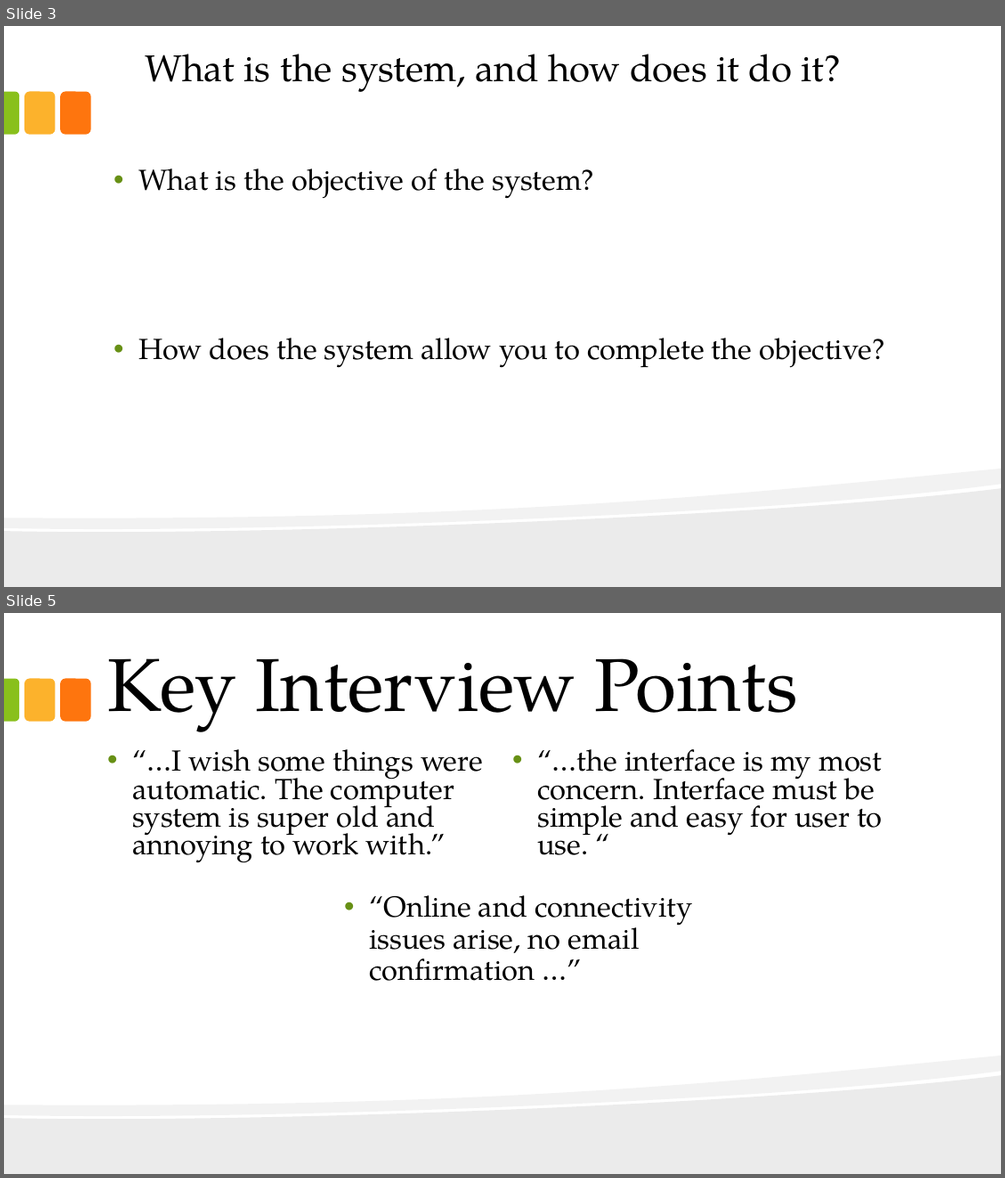
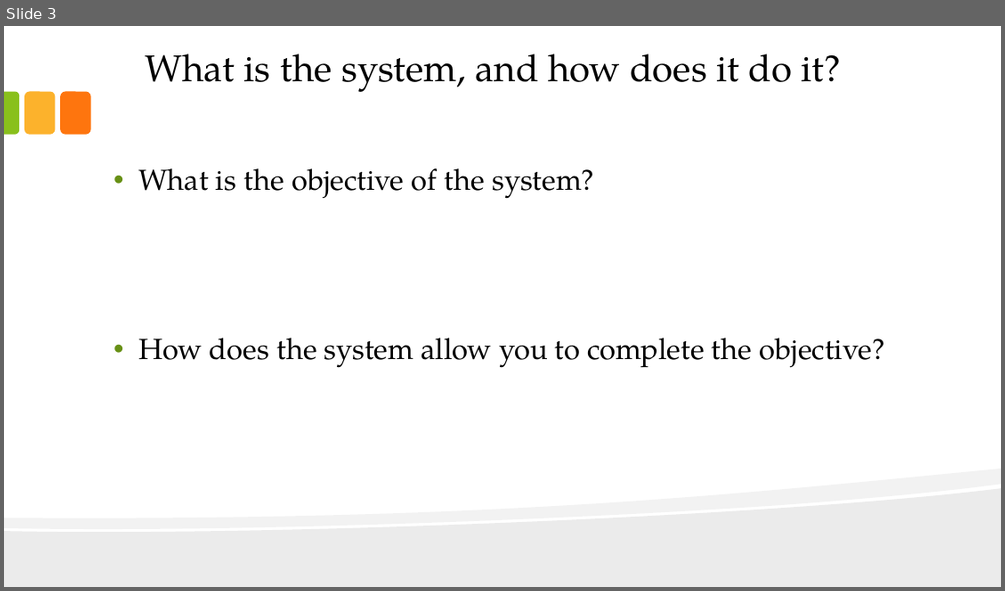
Before and after one commit to redlac/Interface-Design-Project-P3, a slide deck: Main Folder/presentationFinal.pptx. Shown one above the other, each under a label of ours: slides 3 and 5 before the commit, slide 3 after it; the slides between them are not shown. The pictures are 1005x1178 and 1005x591 pixels, drawn with LibreOffice and Linux fonts; fonts in the diff are those of the drawing. Boxes give left, top, right and bottom in pixels: in the first picture for what was removed or moved away, otherwise in the second. Text is boxed around its words. In the diff, an @@ line names an element or a change of style, - is before the commit and + after.

```diff
--- a/Main Folder/presentationFinal.pptx
+++ b/Main Folder/presentationFinal.pptx
@@ slide 5 removed at bbox=[4, 613, 1001, 1174], background #FFFFFF; not listed: 5 template elements that a slide beside it also shows @@
@@ title removed at bbox=[107, 658, 798, 732] @@
-Key Interview Points
@@ text removed at bbox=[132, 749, 483, 863] @@
-• “…I wish some things were automatic. The computer system is super old and annoying to work with.”
@@ text removed at bbox=[537, 749, 882, 855] @@
-• “…the interface is my most concern. Interface must be simple and easy for user to use. “
@@ text removed at bbox=[369, 895, 692, 981] @@
-• “Online and connectivity issues arise, no email confirmation …”
```
Also in this commit, not shown: 6 slides added, 9 other slides removed.
